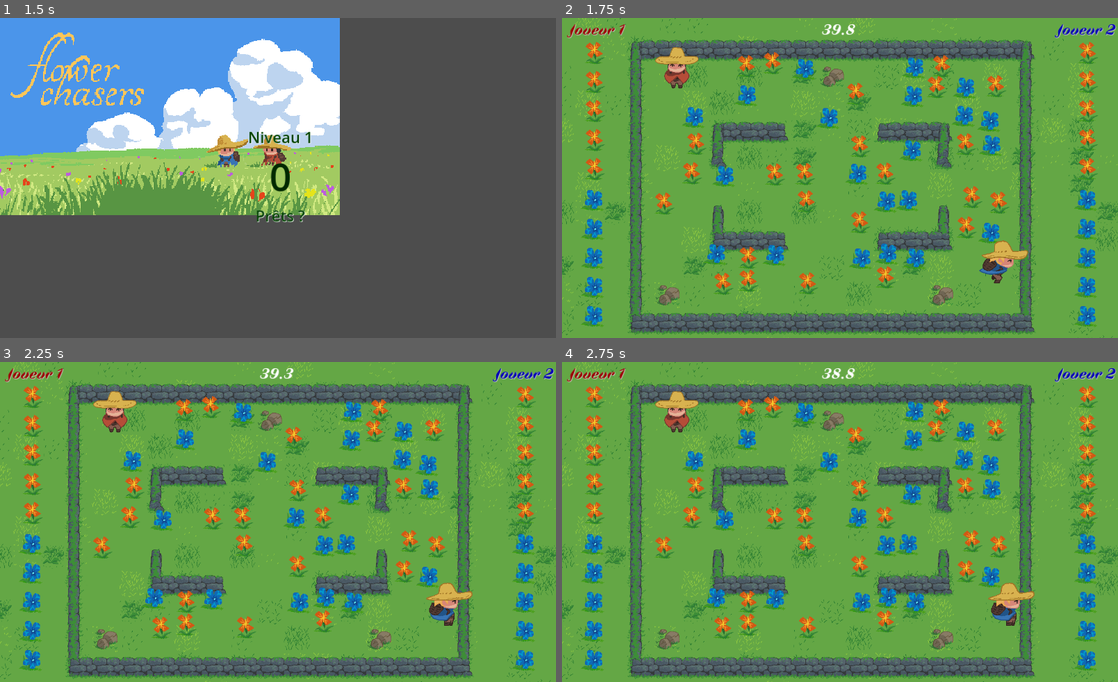
Above: before the commit, frames 1-4 (two rows, left to right).
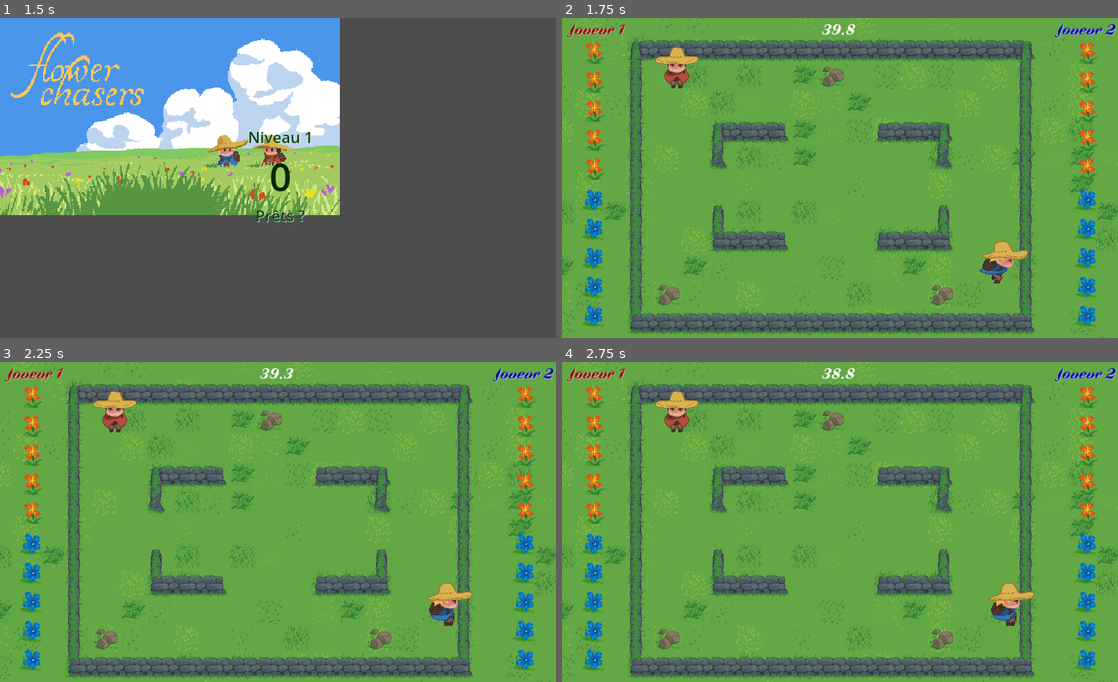
Above: after the commit, the same moments.

Repository: FablabMurat/2025GameJamCantal-1
Game: Godot game, scene res://root.tscn
The game is run twice, just before and just after one commit, with the same random seed, the same clock (stepped at 60 frames per second) and the same inputs.
Inputs:
- Up to frame 1 (1.5 s): click "Start !" at 0.5 s; tap Enter (ui_accept) at 1.25 s; hold Right (ui_right) from 1.28 s (still down)
- Up to frame 2 (1.75 s): keep holding Right (ui_right); tap Enter (ui_accept) at 1.52 s
- Up to frame 3 (2.25 s): keep holding Right (ui_right)
- Up to frame 4 (2.75 s): keep holding Right (ui_right); tap Enter (ui_accept) at 2.27 s

Frame 1 is identical in both runs. In frame 2, 6.4% of the frame differs, in the area x 16-81%, y 10-87%; in frame 3, 6.4%; in frame 4, 6.4%.

Commit message:
Début de croissance des plantes entre 1 et 5 secondes après leur création

Diff:
--- a/niveau.gd
+++ b/niveau.gd
@@ -5,7 +5,7 @@
 	set(val) :
 		mission = val.duplicate()
 		allflowers.resize(mission.size())
-@export var growable : bool = true
+@export var growableplants : bool = true
 @export var duree : int = 120
 
 var persos : Array[Perso]
@@ -39,7 +39,7 @@
 var plantetscn = preload("res://plante.tscn")
 var used_cells
 
-func newplants(tabspawn : Array, nrandom : int):
+func spawnplants(tabspawn : Array, nrandom : int):
 	used_cells = {}
 	# plantes pour la mission
 	for i in range(tabspawn.size()):
@@ -86,11 +86,7 @@
 	newplant.position = fleurs_tilemap.map_to_local(random_cell);
 	newplant.position += Vector2(randi_range(-ecartmax,ecartmax),randi_range(-ecartmax,ecartmax))
 
-	#newplant.y_sort_enabled = true
-	#newplant.z_index = 1
-
-	newplant.settype(idxplant)
-	#newplant.attrape.connect(fleurcueillie)
+	newplant.settype(idxplant,growableplants)
 	newplant.swapPosition.connect(swapplayers)
 
 	add_child(newplant)
--- a/plante.gd
+++ b/plante.gd
@@ -3,6 +3,8 @@
 
 var flowertype : int
 
+const MAXSTARTDELAY = 10.0
+var startdelay : float
 var growspeed : int = 5
 var diespeed : int = 15
 var picklimit : float = 0.5
@@ -29,7 +31,10 @@
 
 # Called when the node enters the scene tree for the first time.
 func _ready() -> void:
-	pass # Replace with function body.
+	if cangrow :
+		self.scale = Vector2(0.01,0.01)
+		$CollisionShape2D.hide()
+		$StartTimer.start(randf_range(1.0,MAXSTARTDELAY))
 
 func nocontact():
 	$CollisionShape2D.queue_free()
@@ -44,9 +49,6 @@
 
 	$Sprite2D.texture = icon
 	cangrow = growable
-	if cangrow :
-		self.scale = Vector2(0.01,0.01)
-		growdirection = 1
 
 	match ft:
 		1:  # décoration, sans effet
@@ -66,13 +68,17 @@
 			nocontact()
 
 
+func _on_start_timer_timeout() -> void:
+	growdirection = 1
+	$CollisionShape2D.show()
+
 # Called every frame. 'delta' is the elapsed time since the previous frame.
 func _process(delta: float) -> void:
 	# Ici on peut essayer de faire grossir les plantes
 	if cangrow:
 		if growdirection > 0 :
 			self.scale +=  Vector2(delta/growspeed,delta/growspeed)
-		else:
+		elif growdirection < 0:
 			self.scale -=  Vector2(delta/diespeed,delta/diespeed)
 
 		if growdirection > 0 and self.scale.x >=1 :
--- a/plante.tscn
+++ b/plante.tscn
@@ -26,6 +26,10 @@
 shape = SubResource("CapsuleShape2D_my7bd")
 metadata/_edit_lock_ = true
 
+[node name="StartTimer" type="Timer" parent="."]
+wait_time = 5.0
+one_shot = true
+
 [node name="SuspendTimer" type="Timer" parent="."]
 one_shot = true
 
@@ -40,4 +44,5 @@
 
 [connection signal="body_entered" from="." to="." method="_on_body_entered"]
 [connection signal="body_exited" from="." to="." method="_on_body_exited"]
+[connection signal="timeout" from="StartTimer" to="." method="_on_start_timer_timeout"]
 [connection signal="timeout" from="SuspendTimer" to="." method="_end_suspend_timer"]
--- a/zonejeu.gd
+++ b/zonejeu.gd
@@ -14,7 +14,7 @@
 func _ready() -> void:
 	semegazon()
 	#var nbtotal = mission.reduce(func sum(total,nb): return total+nb*2) + 15
-	niveau.newplants(mission.map(func xx(elt): return elt*2),RANDFLOWERS)
+	niveau.spawnplants(mission.map(func xx(elt): return elt*2),RANDFLOWERS)
 	# Duree max de la mission
 	if dureemax > 0.0 :
 		$DureeJeuTimer.start(dureemax)
